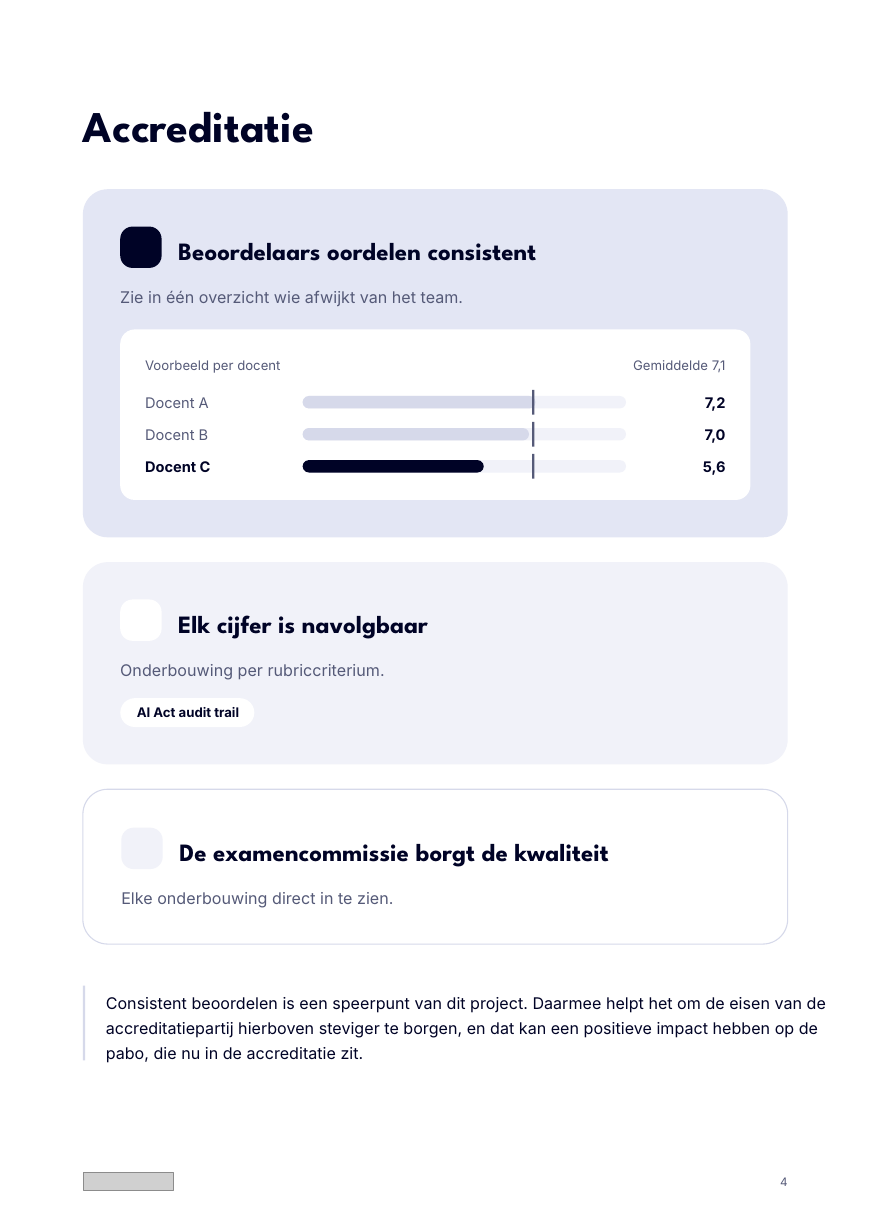
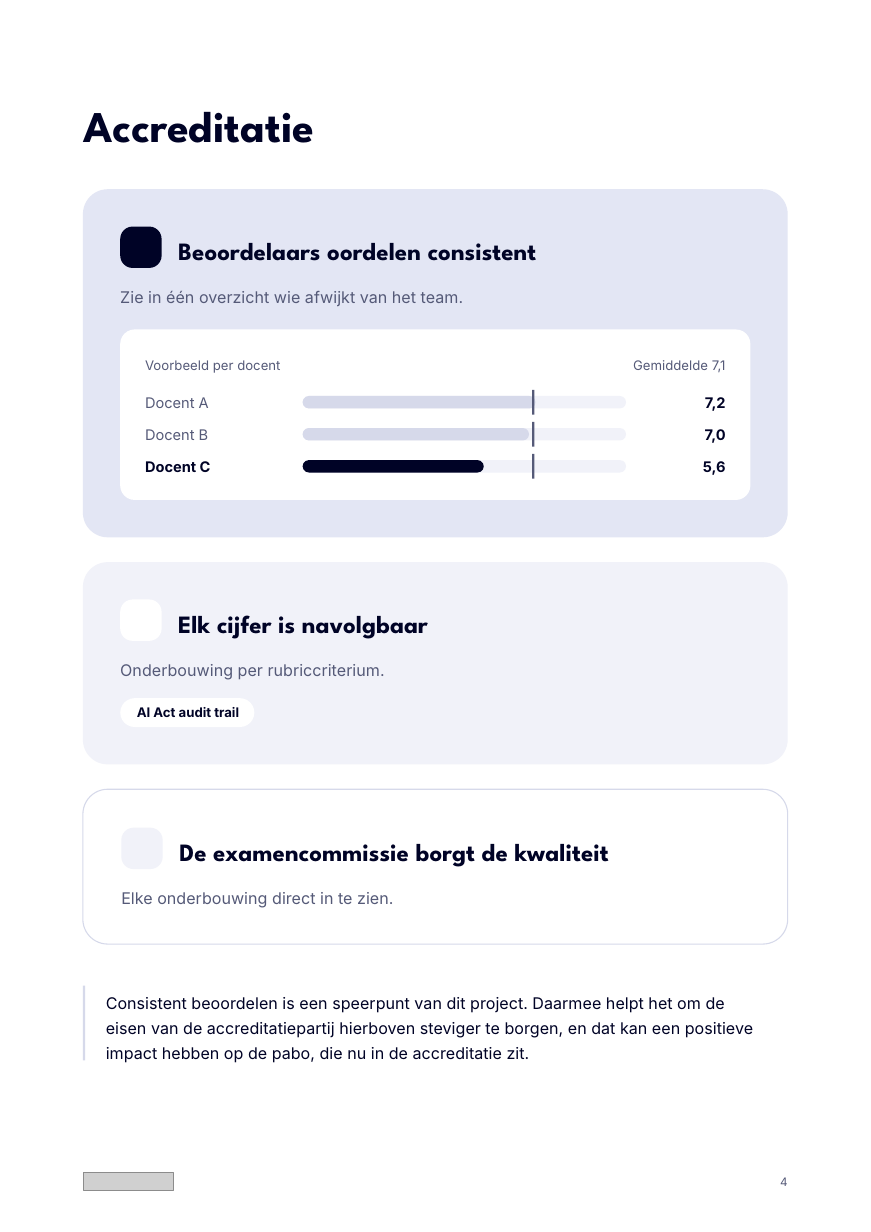
Before and after one commit to Dante-Eduface/Claude, a slide deck: slide 4 of Design/Concepts/document/eduface-document-bewerkbaar.pptx. Drawn at 871x1232 pixels with LibreOffice and Linux fonts; fonts in the diff are those of the drawing; grey boxes stand for pictures; background and template pictures are left out. Boxes give left, top, right and bottom in pixels: in the first picture for what was removed or moved away, otherwise in the second. Text is boxed around its words. In the diff, an @@ line names an element or a change of style, - is before the commit and + after.

```diff
--- a/Design/Concepts/document/eduface-document-bewerkbaar.pptx
+++ b/Design/Concepts/document/eduface-document-bewerkbaar.pptx
@@ text "Consistent beoordelen is een speerpunt ..." rewrapped from (106,997,826,1063) to (106,997,753,1063) @@
```
Also in this commit, not shown: 5 other slides changed, 2 other files.
